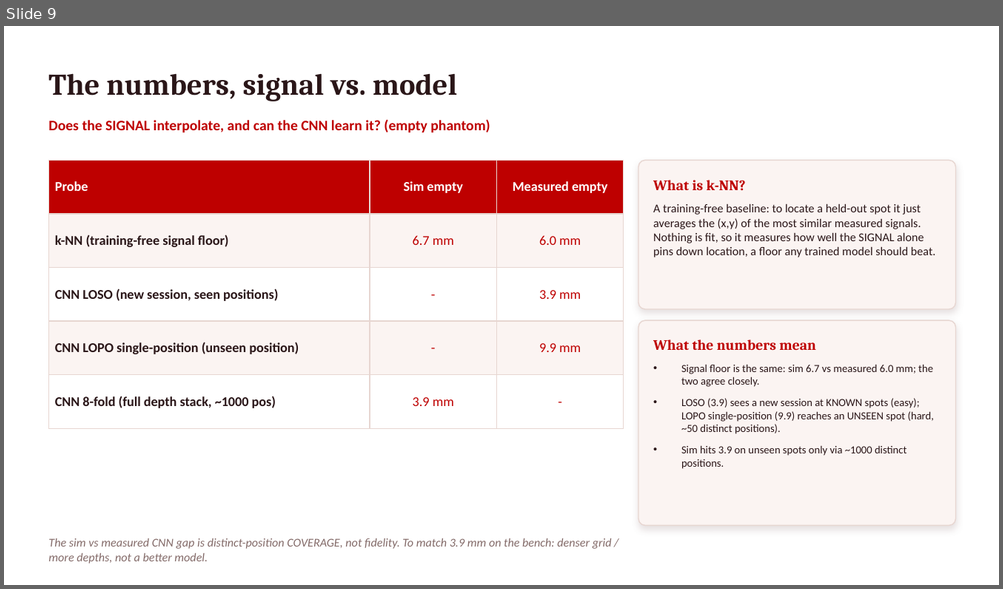
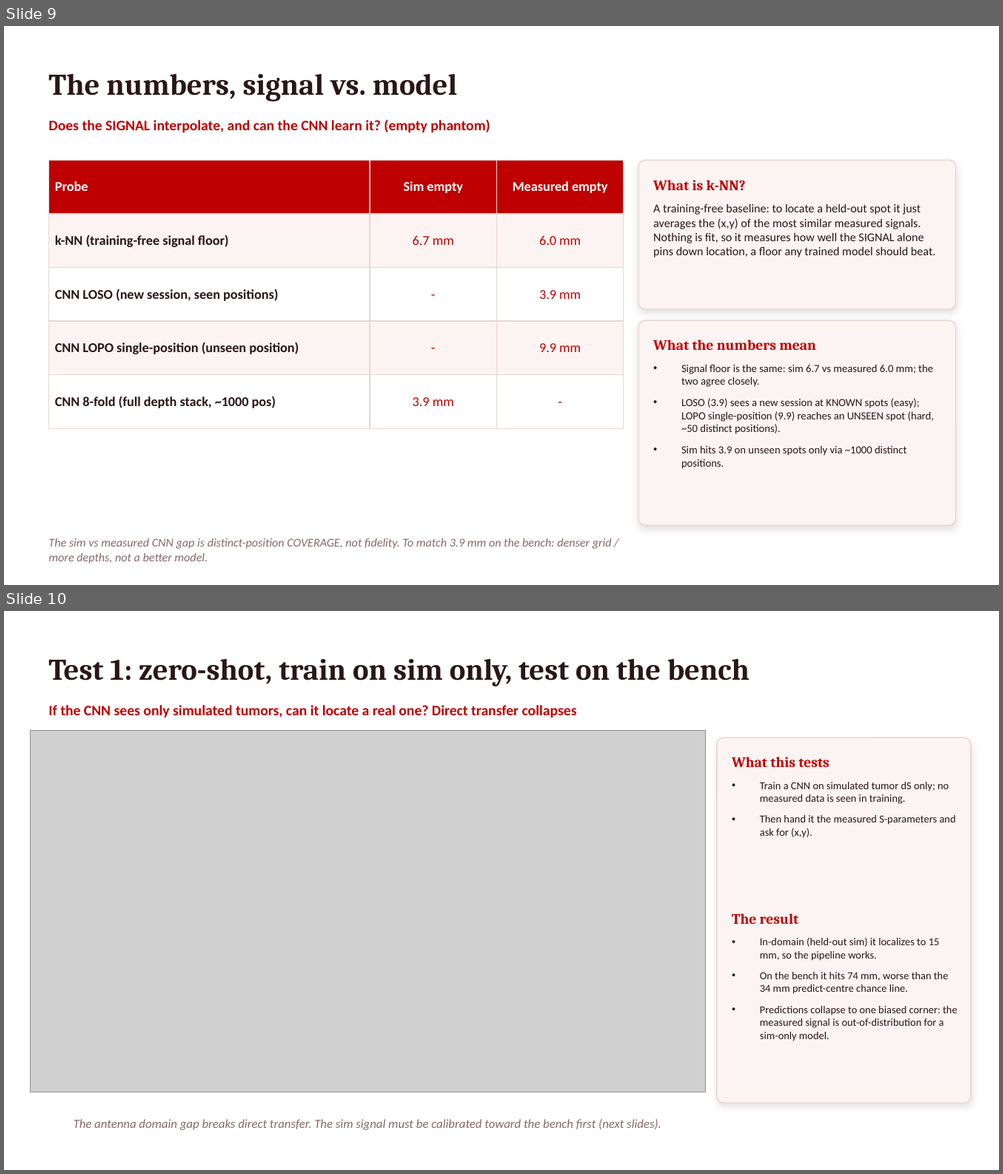
Before and after one commit to pmart1534/microwave-phantom-localization-cnn-mlp, a slide deck: regression_deck/Deck3_Sim_vs_Measured.pptx. Shown one above the other, each under a label of ours: slide 9 before the commit, slides 9 and 10 after it. The pictures are 1003x589 and 1003x1174 pixels, drawn with LibreOffice and Linux fonts; fonts in the diff are those of the drawing; grey boxes stand for pictures. Boxes give left, top, right and bottom in pixels: in the first picture for what was removed or moved away, otherwise in the second. Text is boxed around its words. In the diff, an @@ line names an element or a change of style, - is before the commit and + after.

```diff
--- a/regression_deck/Deck3_Sim_vs_Measured.pptx
+++ b/regression_deck/Deck3_Sim_vs_Measured.pptx
@@ slide 10 added at (x1=4, y1=611, x2=999, y2=1170), background #FFFFFF @@
@@ text added at (x1=48, y1=658, x2=749, y2=686), 29 pt, text #2A1618, bold @@
+Test 1: zero-shot, train on sim only, test on the bench
@@ text added at (x1=48, y1=705, x2=577, y2=718), 14 pt, text #BE0000, bold @@
+If the CNN sees only simulated tumors, can it locate a real one? Direct transfer collapses
@@ picture added at (x1=30, y1=730, x2=706, y2=1092) @@
@@ rounded rectangle added at (x1=717, y1=738, x2=970, y2=1103), fill #FBF4F2, outline #E7D6D1 1 pt @@
@@ text added at (x1=731, y1=757, x2=829, y2=767), 14 pt, text #BE0000, bold @@
+What this tests
@@ text added at (x1=760, y1=782, x2=956, y2=838), 10.3 pt, text #2A1618 @@
+• Train a CNN on simulated tumor dS only; no measured data is seen in training.
+• Then hand it the measured S-parameters and ask for (x,y).
@@ text added at (x1=731, y1=914, x2=799, y2=924), 14 pt, text #BE0000, bold @@
+The result
@@ text added at (x1=760, y1=937, x2=957, y2=1042), 10.3 pt, text #2A1618 @@
+• In-domain (held-out sim) it localizes to 15 mm, so the pipeline works.
+• On the bench it hits 74 mm, worse than the 34 mm predict-centre chance line.
+• Predictions collapse to one biased corner: the measured signal is out-of-distribution for a sim-only model.
@@ text added at (x1=74, y1=1119, x2=661, y2=1130), 12 pt, text #836A68, italic @@
+The antenna domain gap breaks direct transfer. The sim signal must be calibrated toward the bench first (next slides).
```
Also in this commit, not shown: 6 other files.
